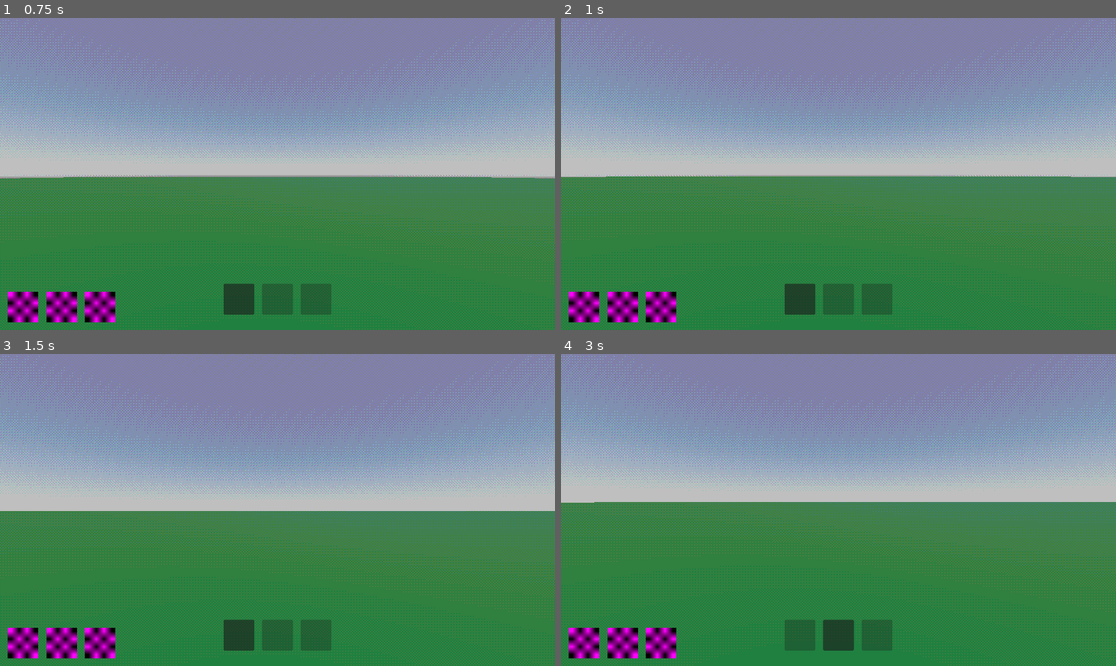
Above: before the commit, frames 1-4 (two rows, left to right).
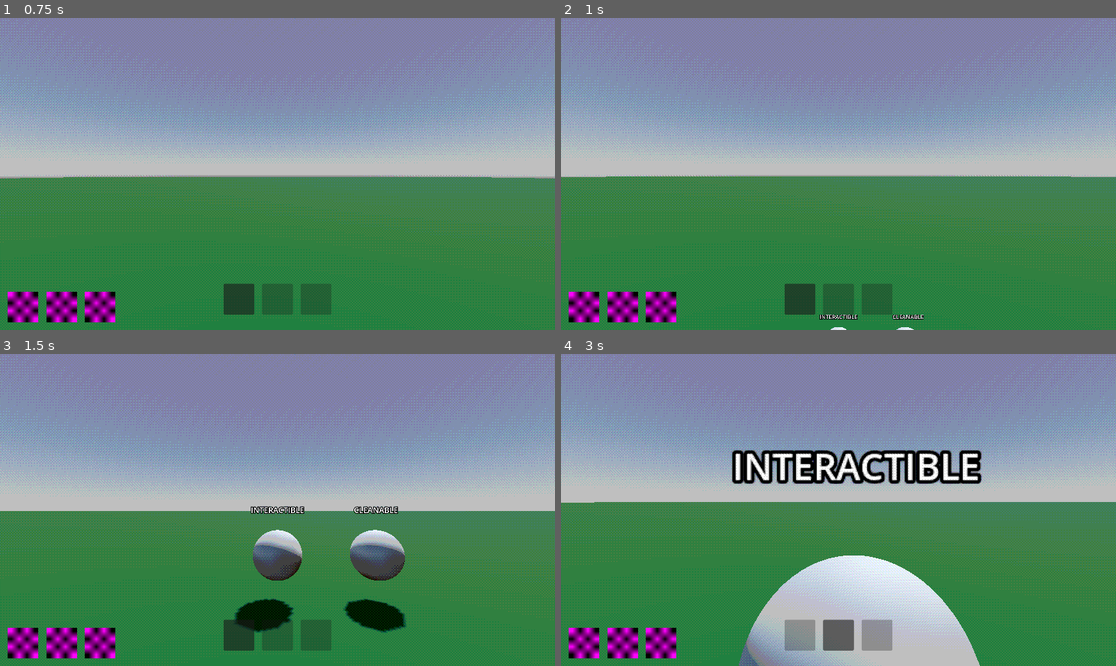
Above: after the commit, the same moments.

Repository: sjgillGit/GWJ82
Game: Godot game, scene res://Scenes/Test/3d_test.tscn
The game is run twice, just before and just after one commit, with the same random seed, the same clock (stepped at 60 frames per second) and the same inputs. The project has no main scene, so this scene is started directly.
Inputs (mouse positions are in pixels of both pictures, inside the frame that each line leads up to):
- Up to frame 1 (0.75 s): tap Enter at 0.5 s; move the mouse to (305, 174) at 0.52 s; hold W (move_forward) from 0.53 s (still down); hold Q (drop) from 0.53 s (still down)
- Up to frame 2 (1 s): keep holding W (move_forward); keep holding Q (drop); tap Space (jump) at 0.77 s
- Up to frame 3 (1.5 s): keep holding W (move_forward); move the mouse to (249, 510) at 1.27 s; release Q (drop) at 1.28 s; tap E (grab) at 1.35 s
- Up to frame 4 (3 s): keep holding W (move_forward); tap Space (jump) at 1.52 s; move the mouse to (849, 503) at 2.02 s; hold Shift (run) 2.03-2.78 s; move the mouse to (832, 516) at 2.77 s; tap Mouse wheel down (select_next_hotbar_slot) at 2.85 s

Frame 1 is identical in both runs. In frame 2, 0.2% of the frame differs, in the area x 46-66%, y 95-100%; in frame 3, 4.5%; in frame 4, 15%, in the area x 30-76%, y 30-100%.
Error before the commit: Parse Error: Identifier "Item" not declared in the current scope. (res://Scenes/UI/interact_label.gd:7)

Commit message:
Outline resource, 3d test environment

Diff:
--- a/Scenes/Test/3d_test.tscn
+++ b/Scenes/Test/3d_test.tscn
@@ -1,8 +1,10 @@
-[gd_scene load_steps=11 format=3 uid="uid://b7agr4qv0d2wk"]
+[gd_scene load_steps=17 format=3 uid="uid://b7agr4qv0d2wk"]
 
 [ext_resource type="Script" uid="uid://c1od07lgtqgy0" path="res://Scenes/Test/3d_test.gd" id="1_k7t3r"]
-[ext_resource type="PackedScene" uid="uid://csxet20djicxo" path="res://Scenes/player.tscn" id="1_xvgka"]
+[ext_resource type="PackedScene" uid="uid://cjtsppxp5qe3l" path="res://Scenes/player.tscn" id="1_xvgka"]
 [ext_resource type="PackedScene" uid="uid://bf4i5padjq4ik" path="res://Scenes/Items/block_item.tscn" id="2_5rps0"]
+[ext_resource type="Script" uid="uid://cwfhklklkoa8n" path="res://Scripts/interactible.gd" id="4_txd6h"]
+[ext_resource type="Script" uid="uid://c2767j7cwr0oi" path="res://Scripts/cleanable.gd" id="5_pr0ne"]
 
 [sub_resource type="ProceduralSkyMaterial" id="ProceduralSkyMaterial_b2mhh"]
 sky_horizon_color = Color(0.662243, 0.671743, 0.686743, 1)
@@ -27,6 +29,14 @@
 size = Vector2(1000, 1000)
 
 [sub_resource type="BoxMesh" id="BoxMesh_xvgka"]
+
+[sub_resource type="SphereMesh" id="SphereMesh_pr0ne"]
+
+[sub_resource type="SphereShape3D" id="SphereShape3D_txd6h"]
+
+[sub_resource type="SphereMesh" id="SphereMesh_syonc"]
+
+[sub_resource type="SphereShape3D" id="SphereShape3D_scesw"]
 
 [node name="3DTest" type="Node3D"]
 script = ExtResource("1_k7t3r")
@@ -62,3 +72,39 @@
 [node name="Label" type="Label" parent="CanvasLayer"]
 offset_right = 40.0
 offset_bottom = 23.0
+
+[node name="Interactible" type="StaticBody3D" parent="." node_paths=PackedStringArray("default_mesh")]
+transform = Transform3D(1, 0, 0, 0, 1, 0, 0, 0, 1, 0, 0, -6.362)
+script = ExtResource("4_txd6h")
+default_mesh = NodePath("MeshInstance3D")
+
+[node name="MeshInstance3D" type="MeshInstance3D" parent="Interactible"]
+transform = Transform3D(1, 0, 0, 0, 1, 0, 0, 0, 1, 0, 0.966901, 0)
+mesh = SubResource("SphereMesh_pr0ne")
+
+[node name="CollisionShape3D" type="CollisionShape3D" parent="Interactible"]
+transform = Transform3D(1, 0, 0, 0, 1, 0, 0, 0, 1, 0, 0.969046, 0)
+shape = SubResource("SphereShape3D_txd6h")
+
+[node name="Label3D" type="Label3D" parent="Interactible"]
+transform = Transform3D(1, 0, 0, 0, 1, 0, 0, 0, 1, 0, 1.87988, 0)
+billboard = 1
+text = "INTERACTIBLE"
+
+[node name="Cleanable" type="StaticBody3D" parent="." node_paths=PackedStringArray("default_mesh")]
+transform = Transform3D(1, 0, 0, 0, 1, 0, 0, 0, 1, 2, 0, -6.362)
+script = ExtResource("5_pr0ne")
+default_mesh = NodePath("MeshInstance3D")
+
+[node name="MeshInstance3D" type="MeshInstance3D" parent="Cleanable"]
+transform = Transform3D(1, 0, 0, 0, 1, 0, 0, 0, 1, 0, 0.966901, 0)
+mesh = SubResource("SphereMesh_syonc")
+
+[node name="CollisionShape3D" type="CollisionShape3D" parent="Cleanable"]
+transform = Transform3D(1, 0, 0, 0, 1, 0, 0, 0, 1, 0, 0.969046, 0)
+shape = SubResource("SphereShape3D_scesw")
+
+[node name="Label3D" type="Label3D" parent="Cleanable"]
+transform = Transform3D(1, 0, 0, 0, 1, 0, 0, 0, 1, 0, 1.87988, 0)
+billboard = 1
+text = "CLEANABLE"
--- a/Scenes/UI/interact_label.gd
+++ b/Scenes/UI/interact_label.gd
@@ -4,23 +4,22 @@
 @export var player: Player
 
 func _ready():
-	display_label(Item)
 	visible = false
 	player.raycast_hit_changed.connect(display_label)
 
 func display_label(interactible):
 	var key = _get_interact_key()
-	if interactible is Interactible:
-		text = key + " to clean"
-		visible = true
-	elif interactible is trap:
-		text = key + " to disarm"
-		visible = true
-	elif interactible is Item:
-		text = key + " to pick up"
-		visible = true
-	else:
-		visible = false
+	# if interactible is Interactible:
+	# 	text = key + " to clean"
+	# 	visible = true
+	# elif interactible is trap:
+	# 	text = key + " to disarm"
+	# 	visible = true
+	# elif interactible is Item:
+	# 	text = key + " to pick up"
+	# 	visible = true
+	# else:
+	# 	visible = false
 
 
 func _get_interact_key():
--- a/Scripts/Shaders/target_outline.tres
+++ b/Scripts/Shaders/target_outline.tres
@@ -1,3 +1,9 @@
-[gd_resource type="ShaderMaterial" format=3 uid="uid://c6q20npvagoya"]
+[gd_resource type="ShaderMaterial" load_steps=2 format=3 uid="uid://c6q20npvagoya"]
+
+[ext_resource type="Shader" uid="uid://b3k6j6s8mjhyo" path="res://Scripts/Shaders/target_outline.gdshader" id="1_xwq27"]
 
 [resource]
+render_priority = 0
+shader = ExtResource("1_xwq27")
+shader_parameter/outline_color = Color(0, 0, 0, 1)
+shader_parameter/outline_width = 3.0
Not shown: 1 places in Scenes/player.tscn that only renumber resources
